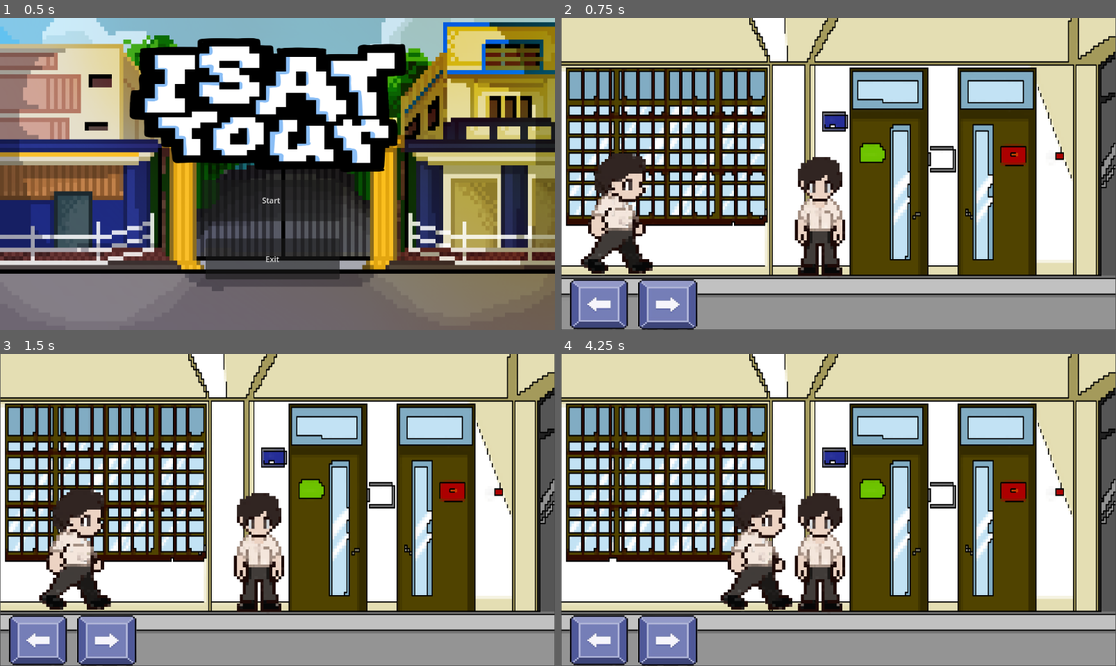
Above: before the commit, frames 1-4 (two rows, left to right).
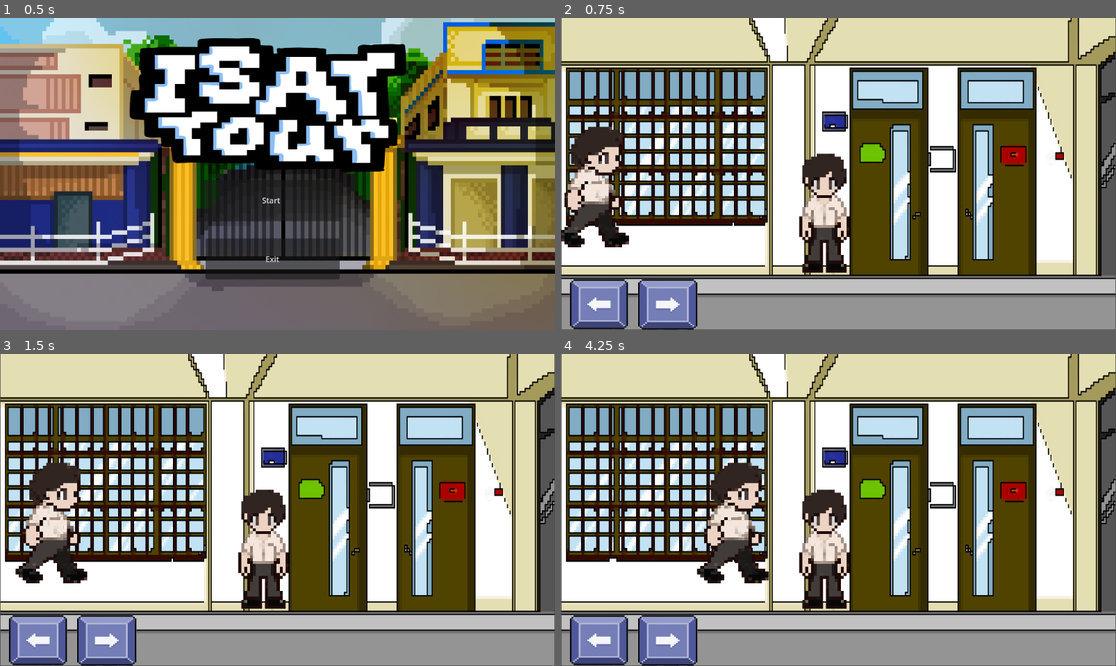
Above: after the commit, the same moments.

Repository: Jerneal/Capstone
Game: Godot game, scene res://Title.tscn
Two runs of this game, one before a commit and one after it. Both use one fixed random seed, a clock stepped at 60 frames per second and the inputs below.
Inputs:
- Up to frame 1 (0.5 s): no input
- Up to frame 2 (0.75 s): click "Start" at 0.5 s
- Up to frame 3 (1.5 s): tap Enter (ui_accept) at 1.25 s; hold D (Right) from 1.28 s (still down)
- Up to frame 4 (4.25 s): tap Enter (ui_accept) at 1.52, 2.27, 3.77 s; release D (Right) at 2.03 s; hold A (Left) 2.03-2.78 s; hold D (Right) from 2.78 s (still down)

Frame 1 is identical in both runs. In frame 2, 6.8% of the frame differs, in the area x 0-53%, y 34-83%; in frame 3, 6.8%; in frame 4, 6.9%, in the area x 24-53%, y 34-83%.

Commit message:
Add files via upload
kapoy nako

Diff:
--- a/tour-20241001T100907Z-001/tour/global.gd
+++ b/tour-20241001T100907Z-001/tour/global.gd
@@ -1,7 +1,7 @@
 extends Node
 
 # Variables to persist across scenes
-var player_position: Vector2 = Vector2(100, 100)
+var player_position: Vector2 = Vector2(10,8)
 
 # Function to save the player's position
 func save_position(pos: Vector2):
--- a/tour-20241001T100907Z-001/tour/player.gd
+++ b/tour-20241001T100907Z-001/tour/player.gd
@@ -5,6 +5,7 @@
 @onready var sprite = $Sprite2D  # Ensure this path points to your Sprite2D node
 
 var scene_change_zone_size = 1  # Customizable size of the scene change area
+var last_position: Vector2
 
 # Handle both keyboard and touchscreen input for movement
 func handleInput():
@@ -35,6 +36,26 @@
 		if animations.current_animation != "Run":
 			animations.play("Run")
 		sprite.flip_h = false  # Ensure sprite is not flipped
+# Called when the scene is ready
+func _ready():
+	# Load player position when the scene starts
+	position = PlayerData.load_position()
+	last_position = position
+
+
+func update_last_position():
+	last_position = position  # Update the last position whenever the player moves
+
+# Call this function before changing scenes
+func save_position():
+	last_position = position
+
+# Add this in your movement logic, if applicable
+func _process(delta):
+	# Update position and handle movement
+	update_last_position()
+
+
 
 # Physics process for movement and animation
 func _physics_process(_delta):
--- a/tour-20241001T100907Z-001/tour/project.godot
+++ b/tour-20241001T100907Z-001/tour/project.godot
@@ -17,8 +17,8 @@
 
 [autoload]
 
-SceneManager="*res://playerscript/SceneManager.gd"
-Player="*res://player.gd"
+Player="*res://player.tscn"
+PlayerData="*res://global.gd"
 
 [input]
 
--- a/tour-20241001T100907Z-001/tour/scene2.tscn
+++ b/tour-20241001T100907Z-001/tour/scene2.tscn
@@ -1,6 +1,6 @@
 [gd_scene load_steps=5 format=3 uid="uid://gydtxipg4kpj"]
 
-[ext_resource type="PackedScene" uid="uid://bs56nejcbqcyj" path="res://player.tscn" id="2_4prmc"]
+[ext_resource type="Script" path="res://scene_2.gd" id="1_0bmud"]
 [ext_resource type="Texture2D" uid="uid://d0bwownbr07sh" path="res://Tile/photo2pixel_download (4).png" id="2_05ulf"]
 
 [sub_resource type="TileSetAtlasSource" id="TileSetAtlasSource_ubeb3"]
@@ -8566,6 +8566,7 @@
 sources/0 = SubResource("TileSetAtlasSource_ubeb3")
 
 [node name="Node2D" type="Node2D"]
+script = ExtResource("1_0bmud")
 
 [node name="TileMap" type="TileMap" parent="."]
 scale = Vector2(0.521, 0.652)
@@ -8573,7 +8574,3 @@
 rendering_quadrant_size = 80
 format = 2
 layer_0/tile_data = PackedInt32Array(0, 0, 0, 65536, 0, 1, 131072, 0, 2, 196608, 0, 3, 262144, 0, 4, 327680, 0, 5, 3932 …(182535 unchanged characters)…
-
-[node name="Player" parent="." instance=ExtResource("2_4prmc")]
-top_level = true
-position = Vector2(0, 69)
--- /dev/null
+++ b/tour-20241001T100907Z-001/tour/scene_2.gd
@@ -0,0 +1,51 @@
+extends Node2D
+
+# Called when the node enters the scene tree for the first time.
+func _ready():
+	# Access the autoloaded player node
+	var player = get_node("/root/Player")
+
+	if player:
+		print("Player found!")
+
+		# Set the player's position to its last known position
+		player.position = player.last_position  # Use the stored last position
+
+		# Ensure the player is visible
+		player.visible = true
+
+		# Add player to current node to ensure it renders
+		if not player.is_inside_tree():
+			add_child(player)
+
+		# Adjust Z-index to ensure the player appears in front of other objects
+		player.z_index = 1  # Ensure it's higher than other nodes
+	else:
+		print("Player not found!")
+
+# Check if the player is near the screen edge and trigger scene change
+func check_screen_edge():
+	# Access the autoloaded player node
+	var player = get_node("/root/Player")
+
+	if player:
+		var screen_rect = get_viewport_rect()
+		var sprite = player.get_node("Sprite2D")  # Replace with the actual name of your sprite node
+		var sprite_width = sprite.texture.get_size().x * sprite.scale.x  # Get width of the sprite
+
+		# Left edge: if player is near the left screen edge
+		if player.position.x <= sprite_width / 2 and player.velocity.x < 0:
+			change_scene("res://world.tscn")  # Trigger scene change when moving left
+
+		# Right edge: if player is near the right screen edge
+		elif player.position.x >= screen_rect.size.x - sprite_width / 2 and player.velocity.x > 0:
+			change_scene("res://scene2.tscn")  # Trigger scene change when moving right
+
+# Function to handle scene changes
+func change_scene(scene_path: String):
+	# Optional: Fade out or show some effect before changing the scene
+	get_tree().change_scene_to_file(scene_path)
+
+# Called every frame. 'delta' is the elapsed time since the previous frame.
+func _process(delta: float) -> void:
+	check_screen_edge()  # Check for scene transition every frame
--- /dev/null
+++ b/tour-20241001T100907Z-001/tour/world.gd
@@ -0,0 +1,51 @@
+extends Node2D
+
+# Called when the node enters the scene tree for the first time.
+func _ready():
+	# Access the autoloaded player node
+	var player = get_node("/root/Player")
+
+	if player:
+		print("Player found!")
+
+		# Set the player's position to its last known position
+		player.position = player.last_position  # Use the stored last position
+
+		# Ensure the player is visible
+		player.visible = true
+
+		# Add player to the current node to ensure it renders
+		if not player.is_inside_tree():
+			add_child(player)
+
+		# Adjust Z-index to ensure the player appears in front of other objects
+		player.z_index = 1  # Ensure it's higher than other nodes
+	else:
+		print("Player not found!")
+
+# Check if the player is near the screen edge and trigger scene change
+func check_screen_edge():
+	# Access the autoloaded player node
+	var player = get_node("/root/Player")
+
+	if player:
+		var screen_rect = get_viewport_rect()
+		var sprite = player.get_node("Sprite2D")  # Replace with the actual name of your sprite node
+		var sprite_width = sprite.texture.get_size().x * sprite.scale.x  # Get width of the sprite
+
+		# Left edge: if player is near the left screen edge
+		if player.position.x <= sprite_width / 2 and player.velocity.x < 0:
+			change_scene("res://world.tscn")  # Trigger scene change when moving left
+
+		# Right edge: if player is near the right screen edge
+		elif player.position.x >= screen_rect.size.x - sprite_width / 2 and player.velocity.x > 0:
+			change_scene("res://scene2.tscn")  # Trigger scene change when moving right
+
+# Function to handle scene changes
+func change_scene(scene_path: String):
+	# Optional: Fade out or show some effect before changing the scene
+	get_tree().change_scene_to_file(scene_path)
+
+# Called every frame. 'delta' is the elapsed time since the previous frame.
+func _process(delta: float) -> void:
+	check_screen_edge()  # Check for scene transition every frame
--- a/tour-20241001T100907Z-001/tour/world.tscn
+++ b/tour-20241001T100907Z-001/tour/world.tscn
@@ -1,6 +1,6 @@
-[gd_scene load_steps=10 format=3 uid="uid://d4grgmj5t5y82"]
+[gd_scene load_steps=8 format=3 uid="uid://d4grgmj5t5y82"]
 
-[ext_resource type="PackedScene" uid="uid://bs56nejcbqcyj" path="res://player.tscn" id="1_cl3a7"]
+[ext_resource type="Script" path="res://world.gd" id="1_pxloy"]
 [ext_resource type="Texture2D" uid="uid://ctip365kuvrue" path="res://Tile/photo2pixel_download (1).png" id="2_o1itm"]
 [ext_resource type="Texture2D" uid="uid://7bync6r2jfjc" path="res://movement/leftbutton.png" id="3_cmfib"]
 [ext_resource type="Texture2D" uid="uid://jsxkmg3lbwle" path="res://movement/rightbutton.png" id="3_jlvwi"]
@@ -8568,13 +8568,8 @@
 [sub_resource type="TileSet" id="TileSet_s1srw"]
 sources/0 = SubResource("TileSetAtlasSource_42cqb")
 
-[sub_resource type="RectangleShape2D" id="RectangleShape2D_3pd44"]
-size = Vector2(44.7022, 644)
-
-[sub_resource type="RectangleShape2D" id="RectangleShape2D_b1y4v"]
-size = Vector2(14, 645)
-
 [node name="World" type="Node2D"]
+script = ExtResource("1_pxloy")
 
 [node name="TileMap" type="TileMap" parent="."]
 position = Vector2(1, 0)
@@ -8598,23 +8593,4 @@
 action = "move_left"
 
 [node name="Npc" parent="." instance=ExtResource("5_dp3rl")]
-position = Vector2(-83, 13)
-
-[node name="Right edge" type="Area2D" parent="."]
-position = Vector2(-3, -1)
-disable_mode = 2
-
-[node name="CollisionShape2D" type="CollisionShape2D" parent="Right edge"]
-position = Vector2(1128, 325)
-rotation = -6.28319
-shape = SubResource("RectangleShape2D_3pd44")
-debug_color = Color(0.621443, 0.46775, 0.685141, 0.42)
-
-[node name="Left edge" type="Area2D" parent="."]
-disable_mode = 2
-
-[node name="CollisionShape2D" type="CollisionShape2D" parent="Left edge"]
-position = Vector2(10, 322.5)
-shape = SubResource("RectangleShape2D_b1y4v")
-
-[node name="Player" parent="." instance=ExtResource("1_cl3a7")]
+position = Vector2(-74, 6)
